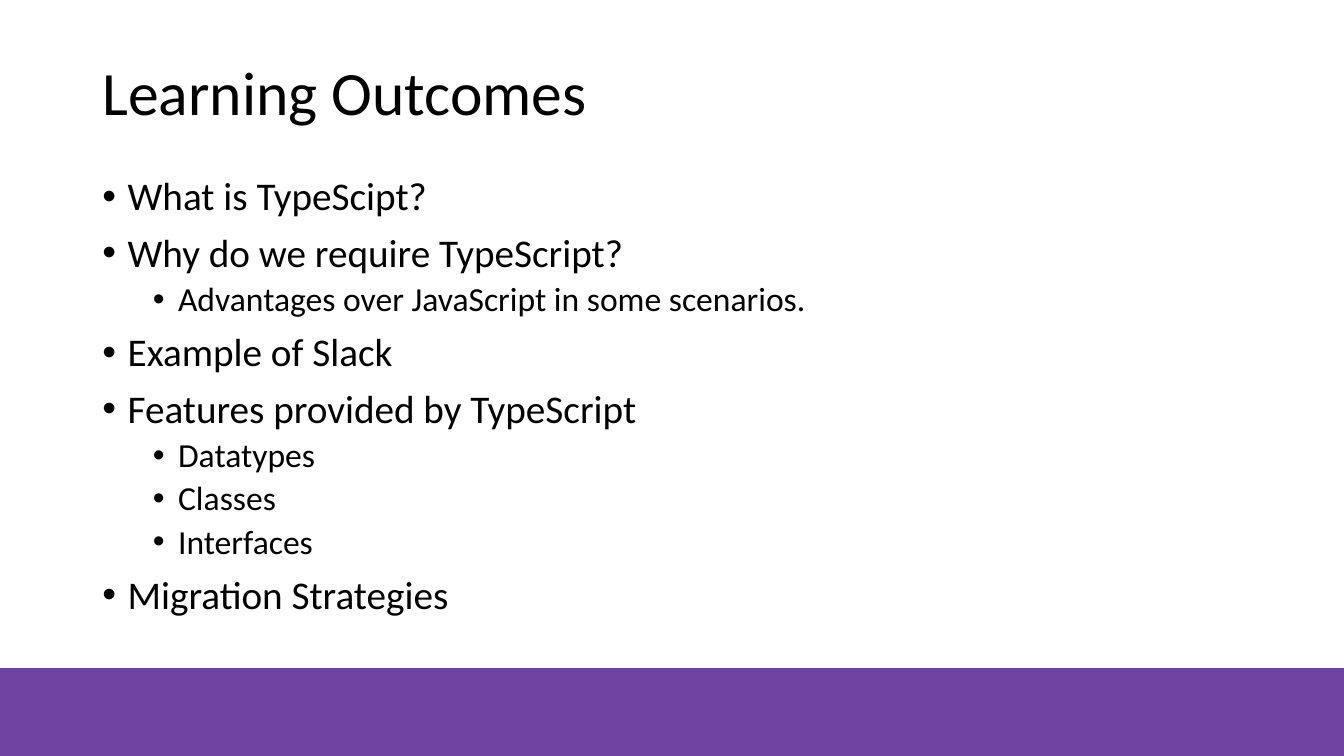
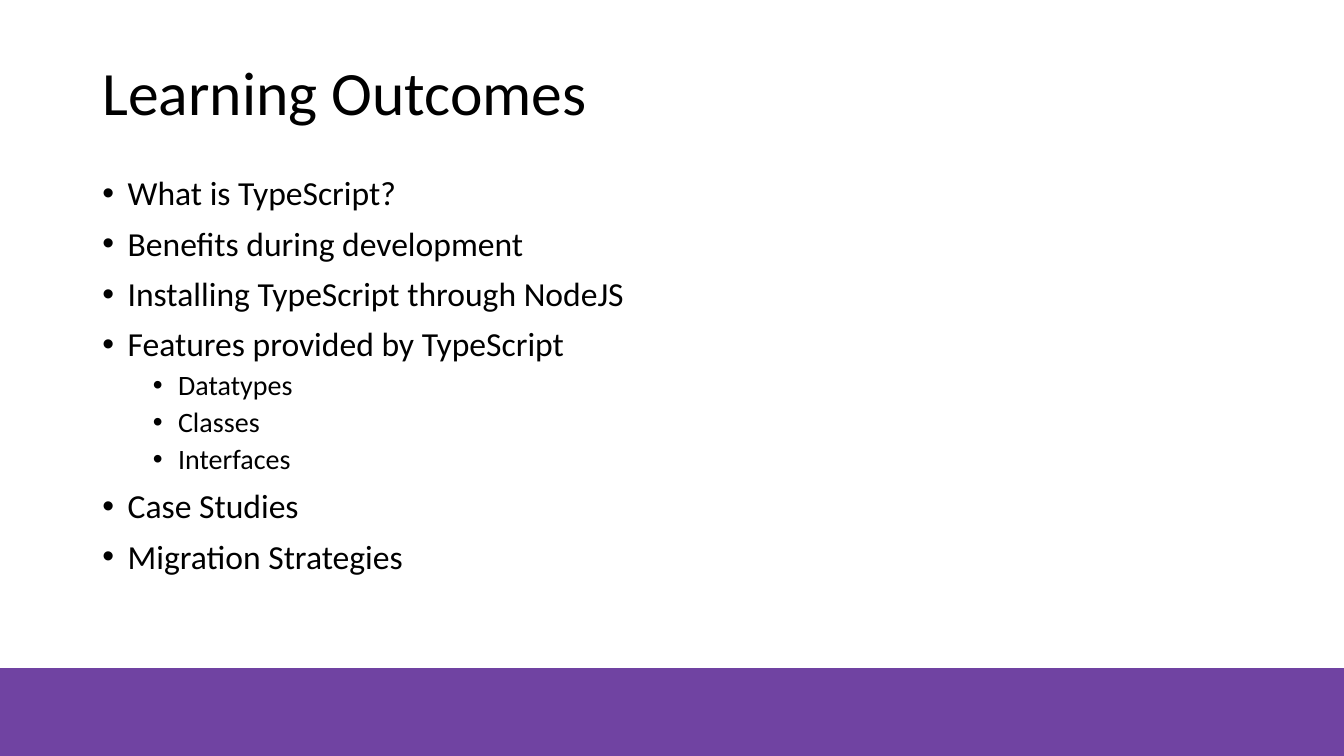
Before and after one commit to NZMSA/2021-introduction-to-general-software-development, a slide deck: slide 2 of typescript/TypeScript-Presentation.pptx. Drawn at 1344x756 pixels with LibreOffice and Linux fonts; fonts in the diff are those of the drawing; background and template pictures are left out. Boxes give left, top, right and bottom in pixels: in the first picture for what was removed or moved away, otherwise in the second. Text is boxed around its words. In the diff, an @@ line names an element or a change of style, - is before the commit and + after.

Commit message:
Updated the presentation.

```diff
--- a/typescript/TypeScript-Presentation.pptx
+++ b/typescript/TypeScript-Presentation.pptx
@@ text at <box>128,181,624,312</box>: text changed; size 28 to 24 pt @@
-• What is TypeScipt?
-• Why do we require TypeScript?
-  • Advantages over JavaScript in some scenarios.
-• Example of Slack
+• What is TypeScript?
+• Benefits during development
+• Installing TypeScript through NodeJS
@@ text at <box>128,332,564,575</box>: size 28 to 24 pt in "Features provided by TypeScript", "Migration Strategies"; size 24 to 20 pt in "Datatypes", "Classes", "Interfaces" @@
@@ text at <box>128,494,298,519</box>: paragraph added @@
+• Case Studies
```
Also in this commit, not shown: 1 other slide changed, 4 slides added, 1 other file.
